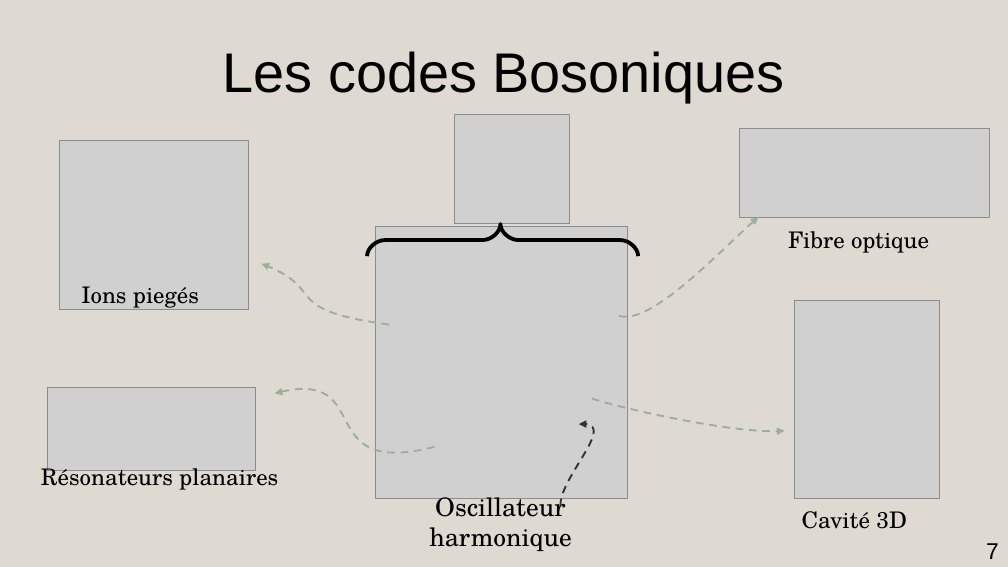
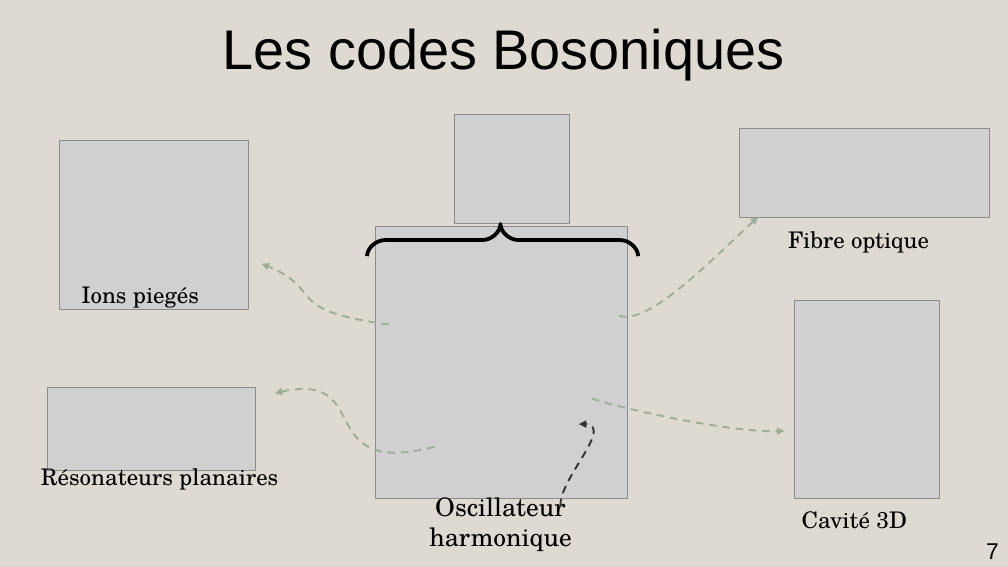
Before and after one commit to AmdaU/presentations, a slide deck: slide 7 of Seminaire/Seminaire.odp. Drawn at 1008x567 pixels with LibreOffice and Linux fonts; fonts in the diff are those of the drawing; grey boxes stand for pictures. Boxes give left, top, right and bottom in pixels: in the first picture for what was removed or moved away, otherwise in the second. Text is boxed around its words. In the diff, an @@ line names an element or a change of style, - is before the commit and + after.

```diff
--- a/Seminaire/Seminaire.odp
+++ b/Seminaire/Seminaire.odp
@@ title "Les codes Bosoniques": place and size @@
-title "Les codes Bosoniques" at box(223, 51, 785, 102)
+title "Les codes Bosoniques" at box(223, 28, 785, 79)
```
Also in this commit, not shown: 12 other slides changed, 4 other files.
